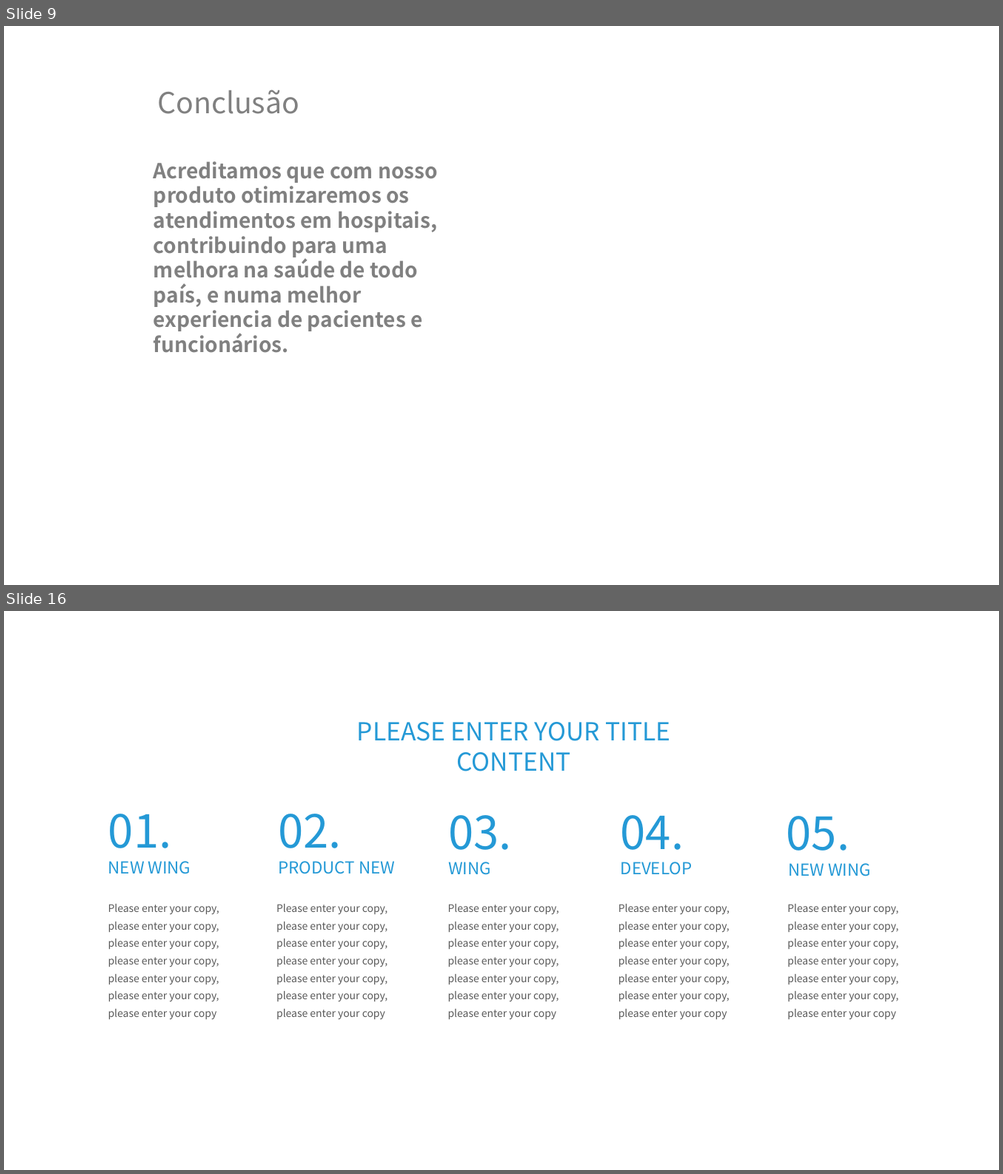
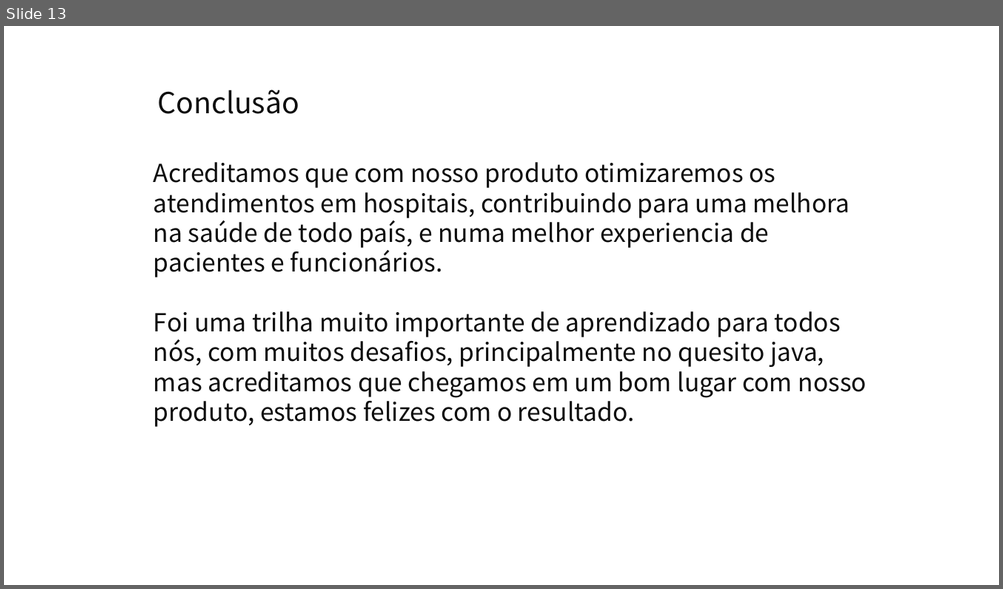
Before and after one commit to 2ADSC-Grupo9-HSO/Documentacao, a slide deck: Apresentações PPT/HSO-Sprint3.pptx. Shown one above the other, each under a label of ours: slides 9 and 16 before the commit, slide 13 after it; the slides between them are not shown. The pictures are 1003x1174 and 1003x589 pixels, drawn with LibreOffice and Linux fonts; fonts in the diff are those of the drawing; background and template pictures are left out. Boxes give left, top, right and bottom in pixels: in the first picture for what was removed or moved away, otherwise in the second. Text is boxed around its words. In the diff, an @@ line names an element or a change of style, - is before the commit and + after.

```diff
--- a/Apresentações PPT/HSO-Sprint3.pptx
+++ b/Apresentações PPT/HSO-Sprint3.pptx
@@ slide 16 removed at (4, 611, 999, 1170), background #FFFFFF @@
@@ text removed at (357, 722, 670, 772) @@
-PLEASE ENTER YOUR TITLE CONTENT
@@ text removed at (108, 814, 171, 849) @@
-01.
@@ text removed at (278, 814, 341, 849) @@
-02.
@@ text removed at (448, 815, 511, 850) @@
-03.
@@ text removed at (620, 815, 683, 850) @@
-04.
@@ text removed at (786, 816, 849, 851) @@
-05.
@@ text removed at (108, 861, 191, 874) @@
-NEW WING
@@ text removed at (278, 861, 395, 874) @@
-PRODUCT NEW
@@ text removed at (448, 862, 491, 875) @@
-WING
@@ text removed at (620, 862, 692, 875) @@
-DEVELOP
@@ text removed at (788, 863, 871, 877) @@
-NEW WING
@@ text removed at (108, 904, 219, 1019) @@
-Please enter your copy, please enter your copy, please enter your copy, please enter your copy, please enter your copy, please enter your copy, please enter your copy
@@ text removed at (276, 904, 387, 1019) @@
-Please enter your copy, please enter your copy, please enter your copy, please enter your copy, please enter your copy, please enter your copy, please enter your copy
@@ text removed at (448, 904, 558, 1019) @@
-Please enter your copy, please enter your copy, please enter your copy, please enter your copy, please enter your copy, please enter your copy, please enter your copy
@@ text removed at (618, 904, 729, 1019) @@
-Please enter your copy, please enter your copy, please enter your copy, please enter your copy, please enter your copy, please enter your copy, please enter your copy
@@ text removed at (787, 904, 898, 1019) @@
-Please enter your copy, please enter your copy, please enter your copy, please enter your copy, please enter your copy, please enter your copy, please enter your copy
@@ what was slide 9 is now slide 13 @@
@@ slide 13 changed as well @@
@@ text "Conclusão" at (158, 90, 299, 114): text colour #808080 to #0D0D0D @@
@@ text at (153, 162, 850, 278): size 20 to 24 pt, text colour #808080 to #0D0D0D, bold off in "Acreditamos que com nosso produto otimizaremos os ..." @@
@@ text at (153, 312, 867, 427): paragraph added @@
+Foi uma trilha muito importante de aprendizado para todos nós, com muitos desafios, principalmente no quesito java, mas acreditamos que chegamos em um bom lugar com nosso produto, estamos felizes com o resultado.
```
Also in this commit, not shown: 7 other slides changed, 7 slides added, 16 other slides removed.
